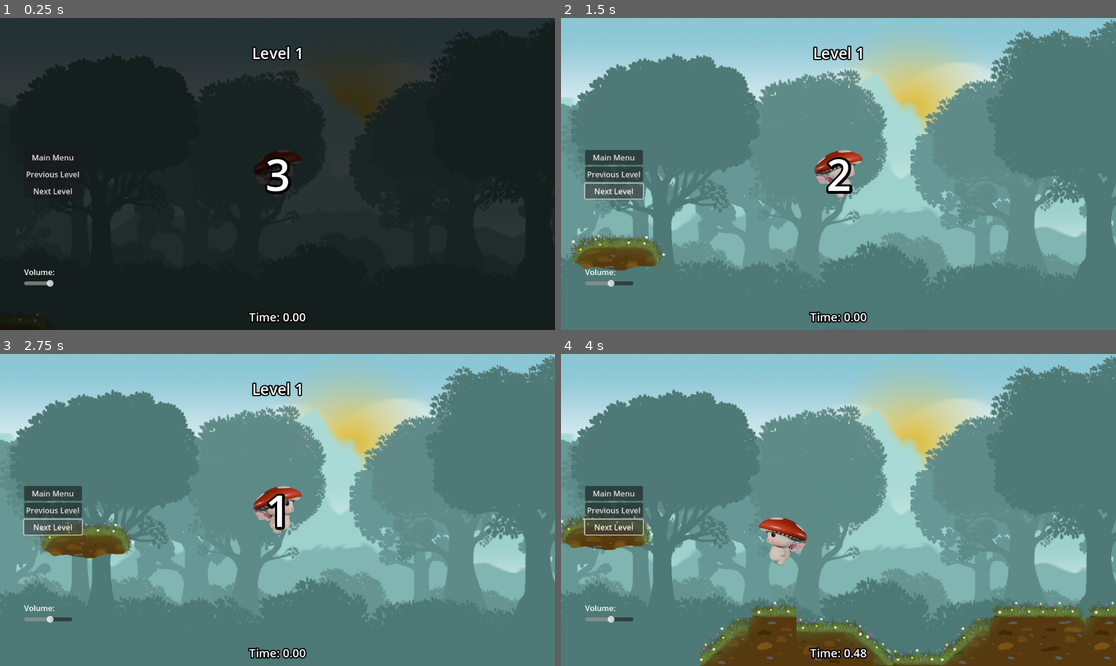
Above: before the commit, frames 1-4 (two rows, left to right).
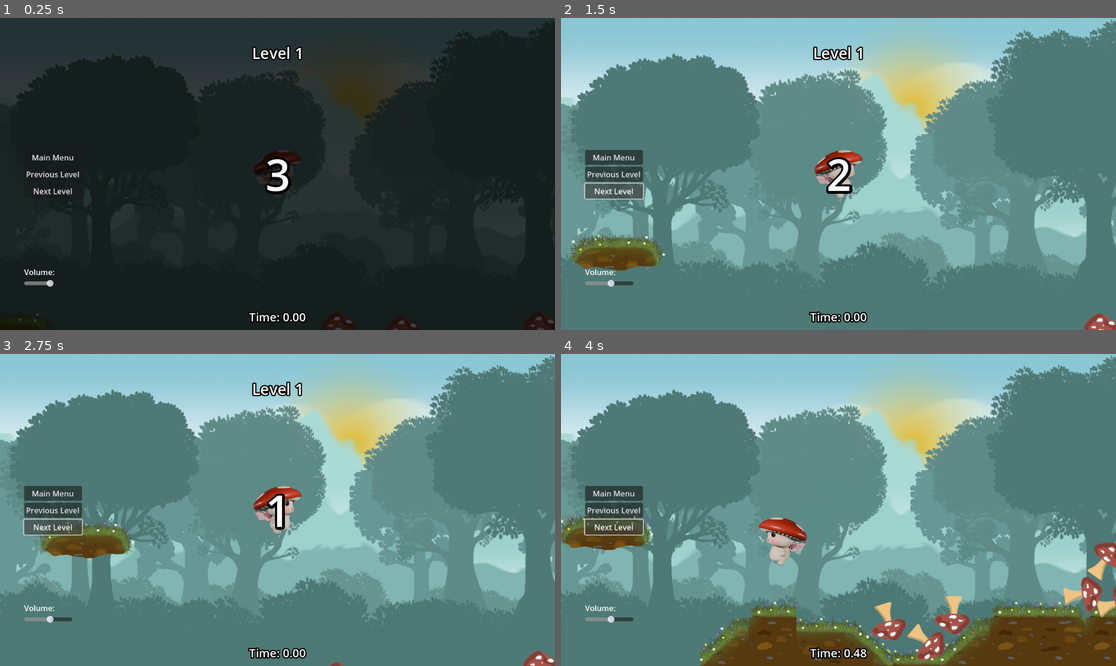
Above: after the commit, the same moments.

Repository: dustngroh/CapstoneProject
Game: Godot game, scene res://scenes/levels/main_levels/level_dustin.tscn
Same seed, same stepped clock (60 frames per second), same inputs: the game is played once before the commit and once after it. This scene is started directly instead of the project's main scene.
Inputs:
- Up to frame 1 (0.25 s): no input
- Up to frame 2 (1.5 s): click "Next Level" at 0.5 s; click "Next Level" at 1.25 s
- Up to frame 3 (2.75 s): hold Right (walk_right) from 2.03 s (still down); tap Space (jump) at 2.27 s
- Up to frame 4 (4 s): tap Space (jump) at 3.02 s; release Right (walk_right) at 3.53 s; hold Left (walk_left) from 3.53 s (still down)

The runs differ from the first frame. In frame 1, 0.1% of the frame differs, in the area x 59-100%, y 95-100%; in frame 2, 0.2%; in frame 3, 0.2%; in frame 4, 2.2%, in the area x 55-100%, y 60-99%.

Commit message:
Create bouncing mushroom obstacle.

Diff:
--- /dev/null
+++ b/run-game/scenes/entities/obstacles/mushroom_bounce.tscn
@@ -0,0 +1,33 @@
+[gd_scene load_steps=6 format=3 uid="uid://dsasg45oijsgd"]
+
+[ext_resource type="Texture2D" uid="uid://ccelc0atyacya" path="res://assets/level/base_update.png" id="1_irtmg"]
+
+[sub_resource type="PhysicsMaterial" id="PhysicsMaterial_0x4gf"]
+bounce = 1.0
+
+[sub_resource type="AtlasTexture" id="AtlasTexture_3o4f5"]
+atlas = ExtResource("1_irtmg")
+region = Rect2(601, 1001, 199, 199)
+
+[sub_resource type="CapsuleShape2D" id="CapsuleShape2D_oelhm"]
+radius = 17.0
+height = 80.0
+
+[sub_resource type="CircleShape2D" id="CircleShape2D_7alfu"]
+radius = 24.0208
+
+[node name="BounceMushroom" type="RigidBody2D"]
+physics_material_override = SubResource("PhysicsMaterial_0x4gf")
+gravity_scale = 0.2
+inertia = 200.0
+
+[node name="Sprite2D" type="Sprite2D" parent="."]
+texture = SubResource("AtlasTexture_3o4f5")
+
+[node name="CollisionShape2D" type="CollisionShape2D" parent="."]
+position = Vector2(-6, 59)
+shape = SubResource("CapsuleShape2D_oelhm")
+
+[node name="CollisionShape2D2" type="CollisionShape2D" parent="."]
+position = Vector2(-6, 42)
+shape = SubResource("CircleShape2D_7alfu")
--- a/run-game/scenes/entities/obstacles/mushroom_brown.tscn
+++ b/run-game/scenes/entities/obstacles/mushroom_brown.tscn
@@ -9,7 +9,7 @@
 [sub_resource type="RectangleShape2D" id="RectangleShape2D_71ra6"]
 size = Vector2(24.5, 57.5)
 
-[node name="MushroomObject" type="RigidBody2D"]
+[node name="BrownMushroom" type="RigidBody2D"]
 mass = 3.0
 center_of_mass_mode = 1
 center_of_mass = Vector2(-19.25, 100)
--- a/run-game/scenes/entities/obstacles/mushroom_object.tscn
+++ b/run-game/scenes/entities/obstacles/mushroom_object.tscn
@@ -6,7 +6,7 @@
 atlas = ExtResource("1_dii4n")
 region = Rect2(401, 1001, 199, 199)
 
-[node name="MushroomObject" type="RigidBody2D"]
+[node name="RedMushroom" type="RigidBody2D"]
 center_of_mass_mode = 1
 center_of_mass = Vector2(0, 100)
 
--- a/run-game/scenes/levels/main_levels/level_dustin.tscn
+++ b/run-game/scenes/levels/main_levels/level_dustin.tscn
@@ -1,10 +1,11 @@
-[gd_scene load_steps=7 format=4 uid="uid://bd1gvporen5pu"]
+[gd_scene load_steps=8 format=4 uid="uid://bd1gvporen5pu"]
 
 [ext_resource type="PackedScene" uid="uid://ds5twxhi7yq7j" path="res://scenes/levels/BaseLevel.tscn" id="1_mebee"]
 [ext_resource type="Texture2D" uid="uid://43uwuj1ws4ib" path="res://assets/level/backgrounds/level bkgd sunset.jpg" id="2_6lvoq"]
 [ext_resource type="PackedScene" uid="uid://vih42f7l4t7b" path="res://scenes/entities/structures/spring.tscn" id="2_suynj"]
 [ext_resource type="PackedScene" uid="uid://dtmh8cbliqh6j" path="res://scenes/entities/structures/MovingPlatform.tscn" id="4_lfcke"]
 [ext_resource type="PackedScene" uid="uid://bt17csp8a4hyi" path="res://scenes/entities/obstacles/mushroom_object.tscn" id="5_0p103"]
+[ext_resource type="PackedScene" uid="uid://dsasg45oijsgd" path="res://scenes/entities/obstacles/mushroom_bounce.tscn" id="5_8m47j"]
 [ext_resource type="PackedScene" uid="uid://r32u6to48vfv" path="res://scenes/entities/obstacles/mushroom_brown.tscn" id="6_3b8md"]
 
 [node name="LevelDustin" instance=ExtResource("1_mebee")]
@@ -30,6 +31,27 @@
 [node name="BaseTileMap" parent="." index="9"]
 tile_map_data = PackedByteArray("AAABAAoAAQAAAAAAAAACAAoAAQACAAAAAAADAAoAAQACAAAAAAAEAAoAAQABAAAAAAAFAAoAAQACAAAAAAAGAA …(11024 unchanged characters)…
 
+[node name="BounceMushroom" parent="BaseTileMap" index="0" instance=ExtResource("5_8m47j")]
+position = Vector2(260, 524)
+
+[node name="BounceMushroom4" parent="BaseTileMap" index="1" instance=ExtResource("5_8m47j")]
+position = Vector2(1398, 498)
+
+[node name="BounceMushroom5" parent="BaseTileMap" index="2" instance=ExtResource("5_8m47j")]
+position = Vector2(1404, 260)
+
+[node name="BounceMushroom6" parent="BaseTileMap" index="3" instance=ExtResource("5_8m47j")]
+position = Vector2(1814, 114)
+
+[node name="BounceMushroom7" parent="BaseTileMap" index="4" instance=ExtResource("5_8m47j")]
+position = Vector2(1098, 524)
+
+[node name="BounceMushroom2" parent="BaseTileMap" index="5" instance=ExtResource("5_8m47j")]
+position = Vector2(528, 540)
+
+[node name="BounceMushroom3" parent="BaseTileMap" index="6" instance=ExtResource("5_8m47j")]
+position = Vector2(22, 624)
+
 [node name="MushroomObject5" parent="." index="11" instance=ExtResource("6_3b8md")]
 position = Vector2(1684, 0)
 
